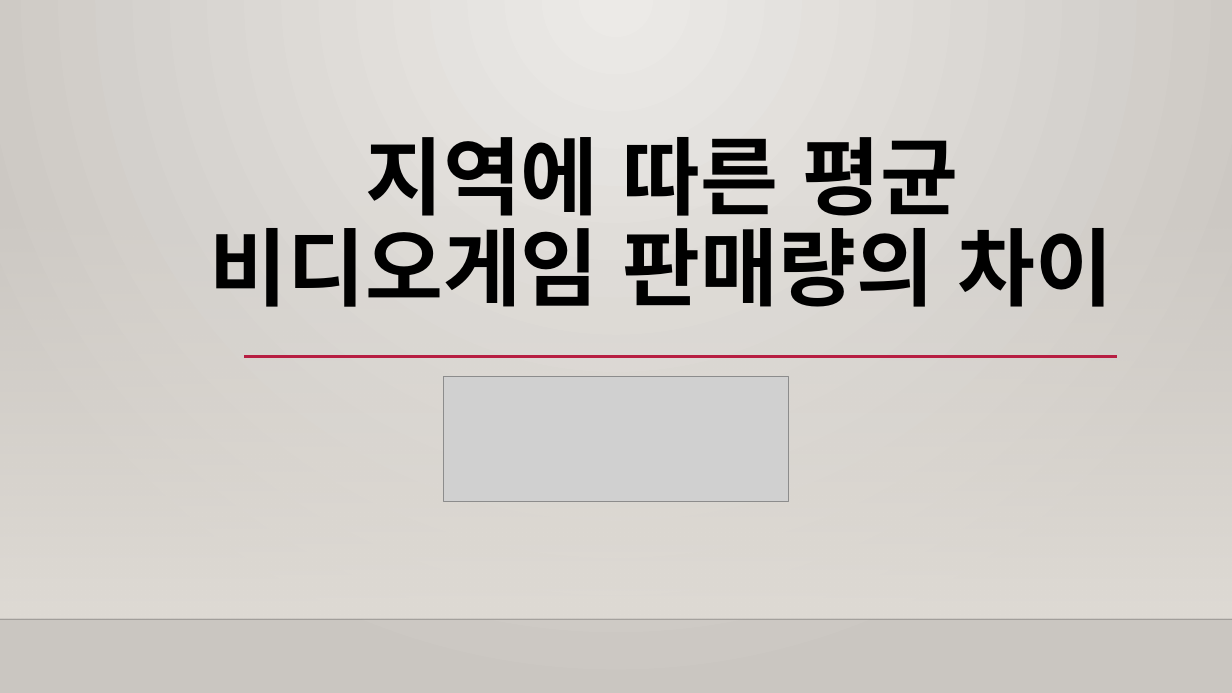
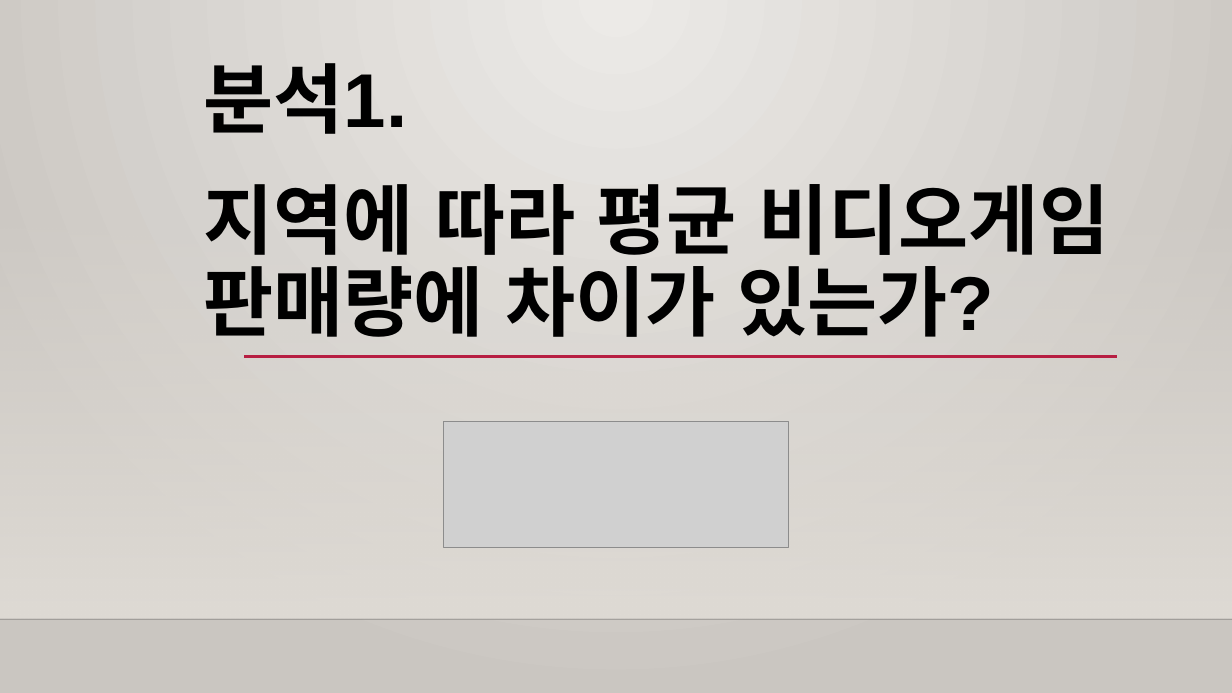
Before and after one commit to leeyeonjun85/AIB_Section_1_Project, a slide deck: slide 8 of Video Game Trend.pptx (slide 18 before the commit). Drawn at 1232x693 pixels with LibreOffice and Linux fonts; fonts in the diff are those of the drawing; grey boxes stand for pictures; background and template pictures are left out. Boxes give left, top, right and bottom in pixels: in the first picture for what was removed or moved away, otherwise in the second. Text is boxed around its words. In the diff, an @@ line names an element or a change of style, - is before the commit and + after.

```diff
--- a/Video Game Trend.pptx
+++ b/Video Game Trend.pptx
@@ title at [203, 63, 1109, 337]: text changed; size 66 to 59.4 pt @@
-지역에 따른 평균 비디오게임 판매량의 차이
+분석1.
+지역에 따라 평균 비디오게임 판매량에 차이가 있는가?
@@ picture: place and size @@
-picture at [443, 376, 788, 502]
+picture at [443, 421, 788, 547]
```
Also in this commit, not shown: 20 other slides changed, 8 slides added, 24 slides removed, 54 other files.
